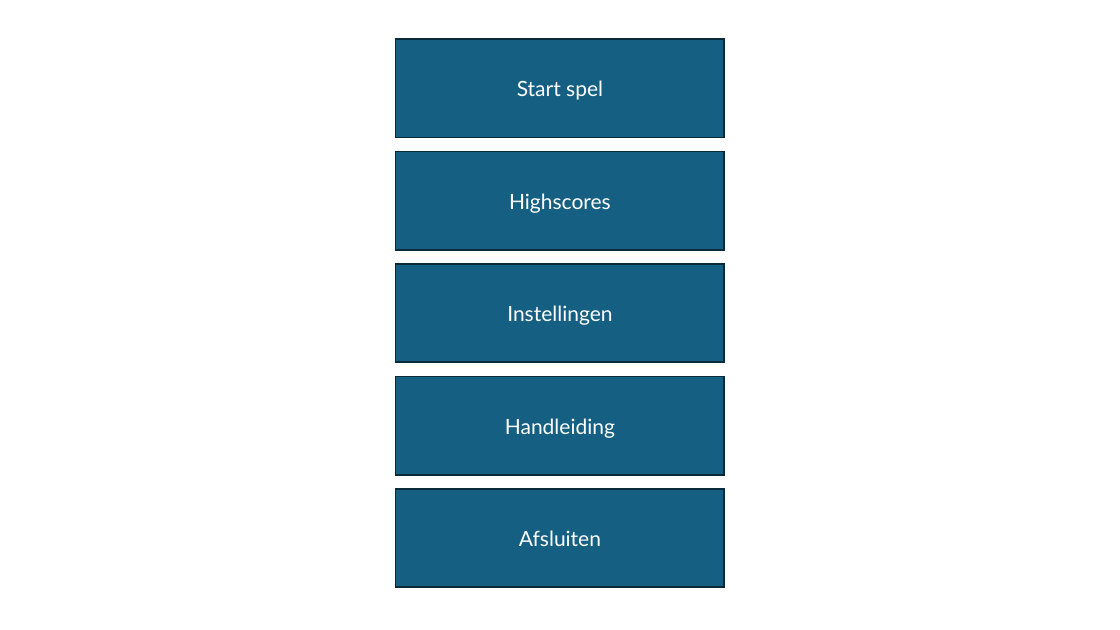
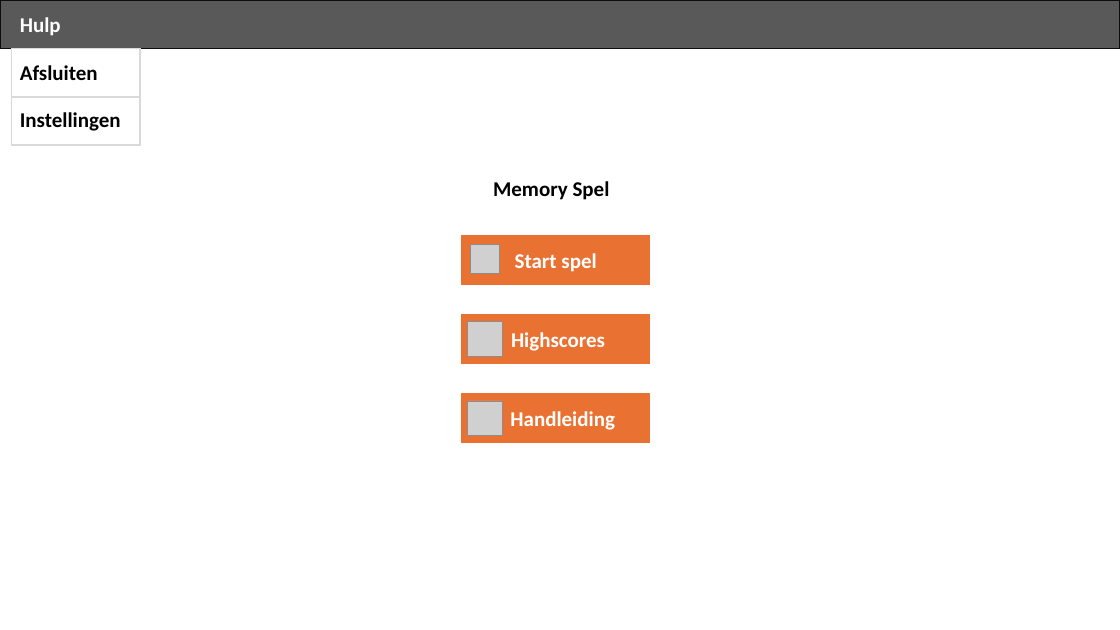
Before and after one commit to Swakken/Memory-JavaFx, a slide deck: slide 1 of Voorbeeldwireframes.pptx. Drawn at 1120x630 pixels with LibreOffice and Linux fonts; fonts in the diff are those of the drawing; grey boxes stand for pictures; background and template pictures are left out. Boxes give left, top, right and bottom in pixels: in the first picture for what was removed or moved away, otherwise in the second. Text is boxed around its words. In the diff, an @@ line names an element or a change of style, - is before the commit and + after.

```diff
--- a/Voorbeeldwireframes.pptx
+++ b/Voorbeeldwireframes.pptx
@@ rectangle added at (0, 0, 1120, 49), fill #595959, outline #0D0D0D 1.5 pt @@
@@ text added at (20, 17, 61, 36), 18 pt, text #FFFFFF, bold @@
+Hulp
@@ text "Afsluiten" at (20, 65, 98, 80): font Lato to Calibri, text colour #FFFFFF to #000000, bold on; alignment centre to left; vertical alignment middle to top; fill #156082 to none; outline #092A39 1.5 pt to none @@
@@ text "Afsluiten": place and size @@
-text "Afsluiten" at (396, 489, 724, 587)
+text "Afsluiten" at (20, 65, 98, 80)
@@ rectangle added at (12, 49, 140, 97), fill #FFFFFF, outline #D9D9D9 1.5 pt @@
@@ text "Instellingen": place and size @@
-text "Instellingen" at (396, 264, 724, 362)
+text "Instellingen" at (20, 112, 121, 131)
@@ text "Instellingen" at (20, 112, 121, 131): font Lato to Calibri, text colour #FFFFFF to #000000, bold on; alignment centre to left; vertical alignment middle to top; fill #156082 to none; outline #092A39 1.5 pt to none @@
@@ rectangle added at (12, 97, 140, 145), fill #FFFFFF, outline #D9D9D9 1.5 pt @@
@@ text added at (493, 181, 610, 200), 18 pt, text #000000, bold @@
+Memory Spel
@@ font Lato to Calibri, bold on; fill #156082 to #E97132; outline #092A39 1.5 pt to #E97132 1.5 pt in 3 elements at (462, 394, 649, 443), (462, 315, 649, 364), (462, 236, 649, 285) @@
@@ rectangle "Start spel": place and size @@
-rectangle "Start spel" at (396, 39, 724, 138)
+rectangle "Start spel" at (462, 236, 649, 285)
@@ picture added at (471, 245, 499, 274) @@
@@ rectangle "Highscores": place and size @@
-rectangle "Highscores" at (396, 151, 724, 250)
+rectangle "Highscores" at (462, 315, 649, 364)
@@ picture added at (468, 322, 502, 356) @@
@@ rectangle "Handleiding": place and size @@
-rectangle "Handleiding" at (396, 376, 724, 475)
+rectangle "Handleiding" at (462, 394, 649, 443)
@@ picture added at (468, 401, 502, 435) @@
```
Also in this commit, not shown: 4 slides added, 4 slides removed.
